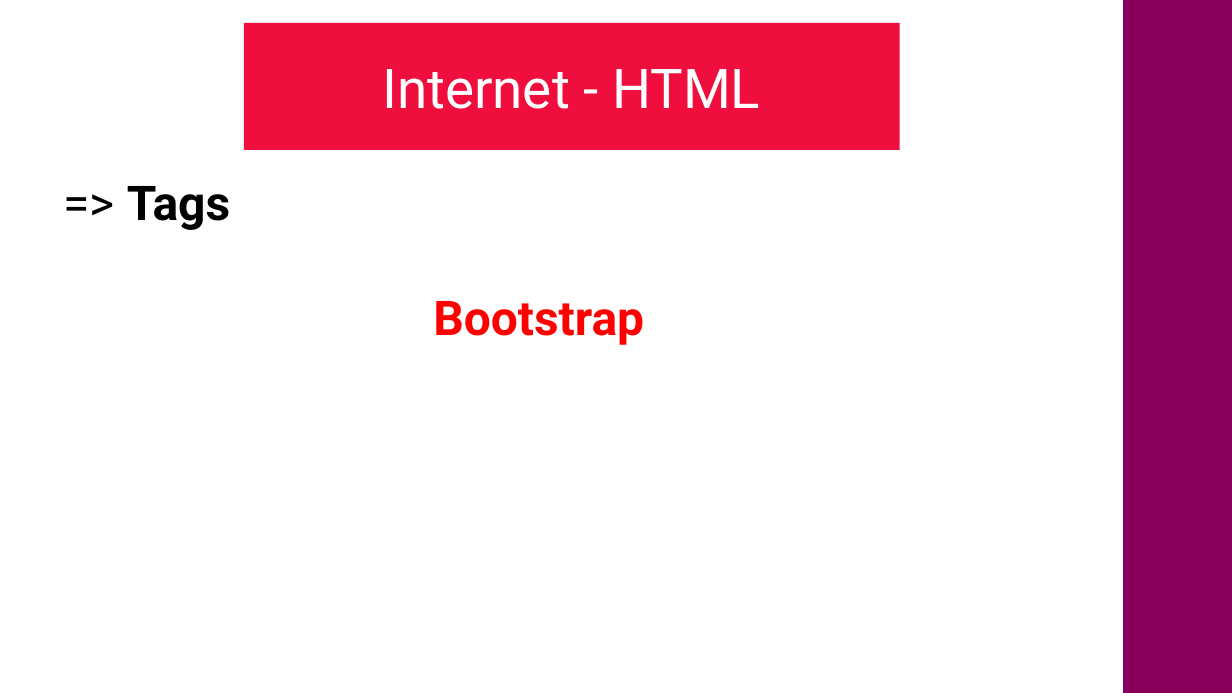
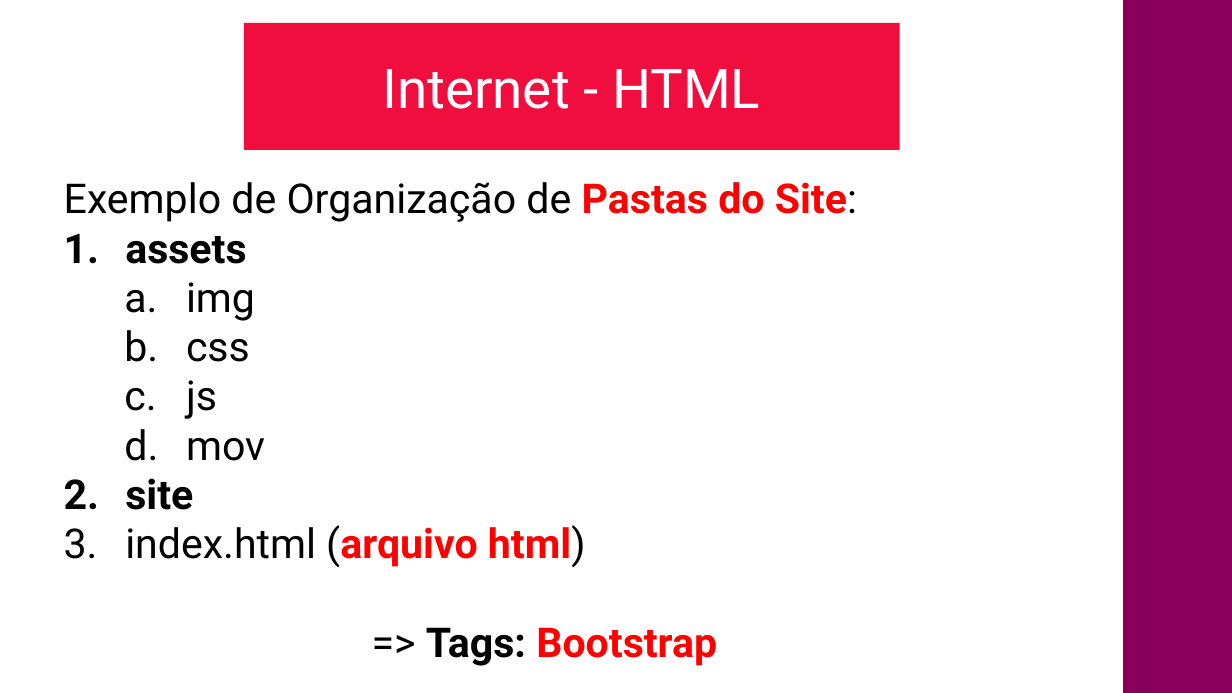
Before and after one commit to CloudEducationBrazil/nidyduqswyden, a slide deck: slide 5 of 01 Classes/Aula03- Internet HTML - Parte 2.pptx (slide 4 before the commit). Drawn at 1232x693 pixels with LibreOffice and Linux fonts; fonts in the diff are those of the drawing; background and template pictures are left out. Boxes give left, top, right and bottom in pixels: in the first picture for what was removed or moved away, otherwise in the second. Text is boxed around its words. In the diff, an @@ line names an element or a change of style, - is before the commit and + after.

Commit message:
slide de aula HTML 27102023

```diff
--- a/01 Classes/Aula03- Internet HTML - Parte 2.pptx
+++ b/01 Classes/Aula03- Internet HTML - Parte 2.pptx
@@ text at (x1=64, y1=182, x2=857, y2=666): text changed; size 28 to 24 pt; text colour #FF0000 to #000000; bold off @@
-=> Tags
-Bootstrap
+Exemplo de Organização de Pastas do Site:
+  1. assets
+              a. img
+              b. css
+              c. js
+              d. mov
+              5. site
+3. index.html (arquivo html)
+=> Tags: Bootstrap
```
Also in this commit, not shown: 2 other slides changed, 1 slide added, 3 other files.
